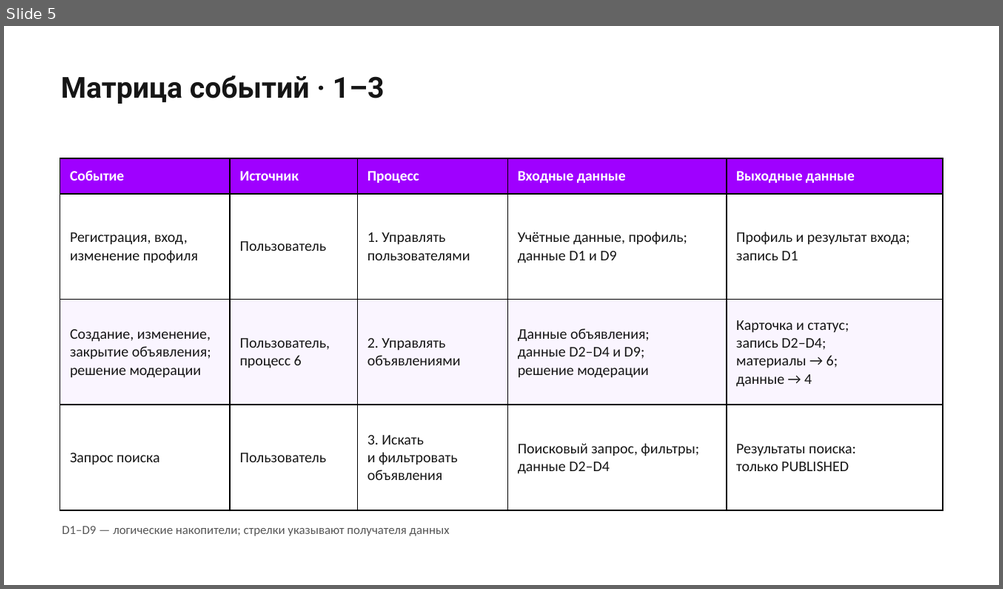
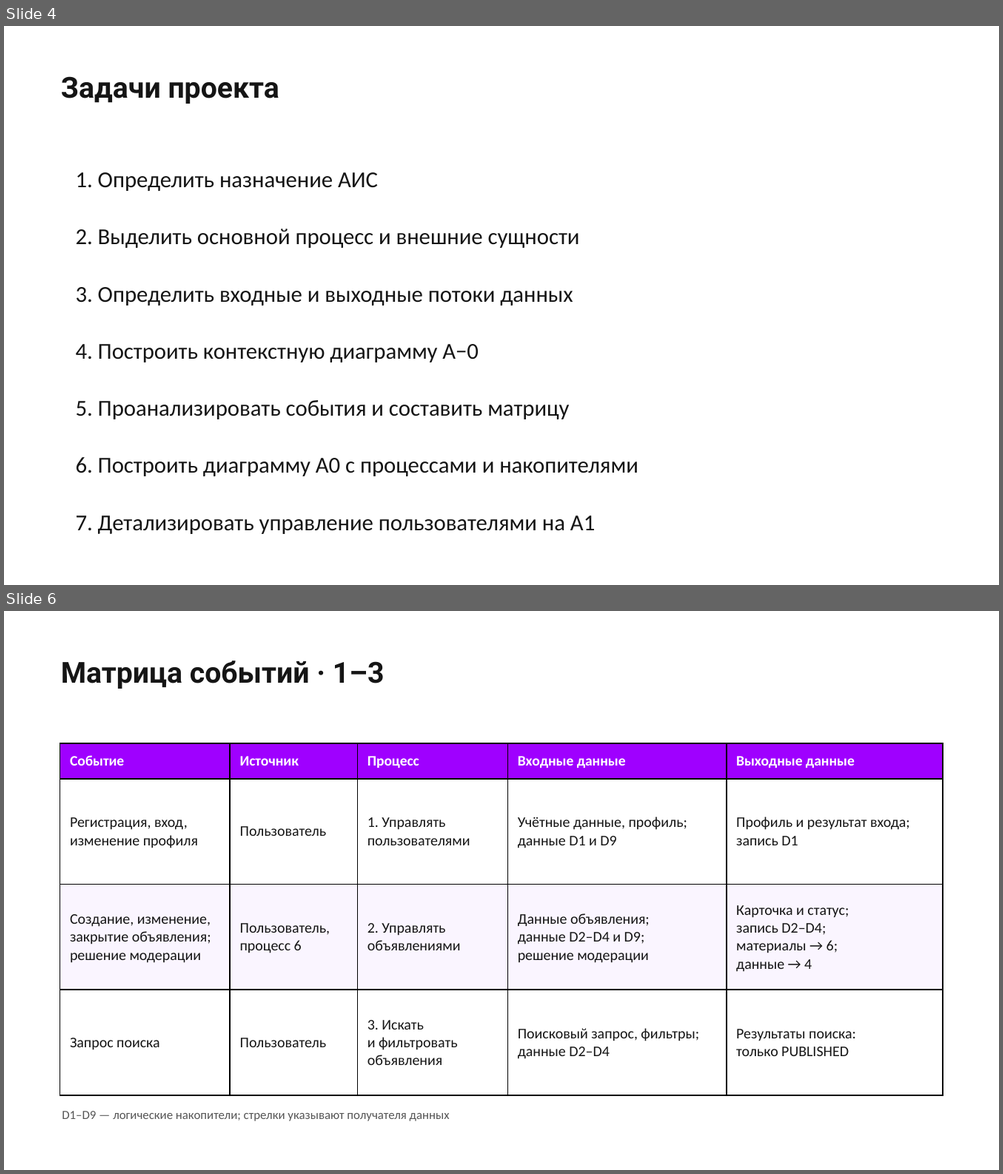
Before and after one commit to falltest/DATABASES_Fadey_Pushkin_Gurylev, a slide deck: Фадеев_Мосин_Гурылев лаб1/Презентация.pptx. Shown one above the other, each under a label of ours: slide 5 before the commit, slides 4 and 6 after it; the slides between them are not shown. The pictures are 1003x589 and 1003x1174 pixels, drawn with LibreOffice and Linux fonts; fonts in the diff are those of the drawing; background and template pictures are left out. Boxes give left, top, right and bottom in pixels: in the first picture for what was removed or moved away, otherwise in the second. Text is boxed around its words. In the diff, an @@ line names an element or a change of style, - is before the commit and + after.

Commit message:
ЛР-1: уточнить цель, задачи и предметную область, согласовать DFD

```diff
--- a/Фадеев_Мосин_Гурылев лаб1/Презентация.pptx
+++ b/Фадеев_Мосин_Гурылев лаб1/Презентация.pptx
@@ slide 4 added at box(4, 26, 999, 585), background picture (left out) @@
@@ text added at box(61, 76, 279, 104), 21 pt, text #151515, bold @@
+Задачи проекта
@@ text added at box(76, 173, 638, 534), 16.5 pt, text #151515 @@
+1. Определить назначение АИС
+2. Выделить основной процесс и внешние сущности
+3. Определить входные и выходные потоки данных
+4. Построить контекстную диаграмму A−0
+5. Проанализировать события и составить матрицу
+6. Построить диаграмму A0 с процессами и накопителями
+7. Детализировать управление пользователями на A1
@@ what was slide 5 is now slide 6 @@
```
Also in this commit, not shown: 6 slides changed, 2 other slides added, 2 slides removed, 2 other files.
